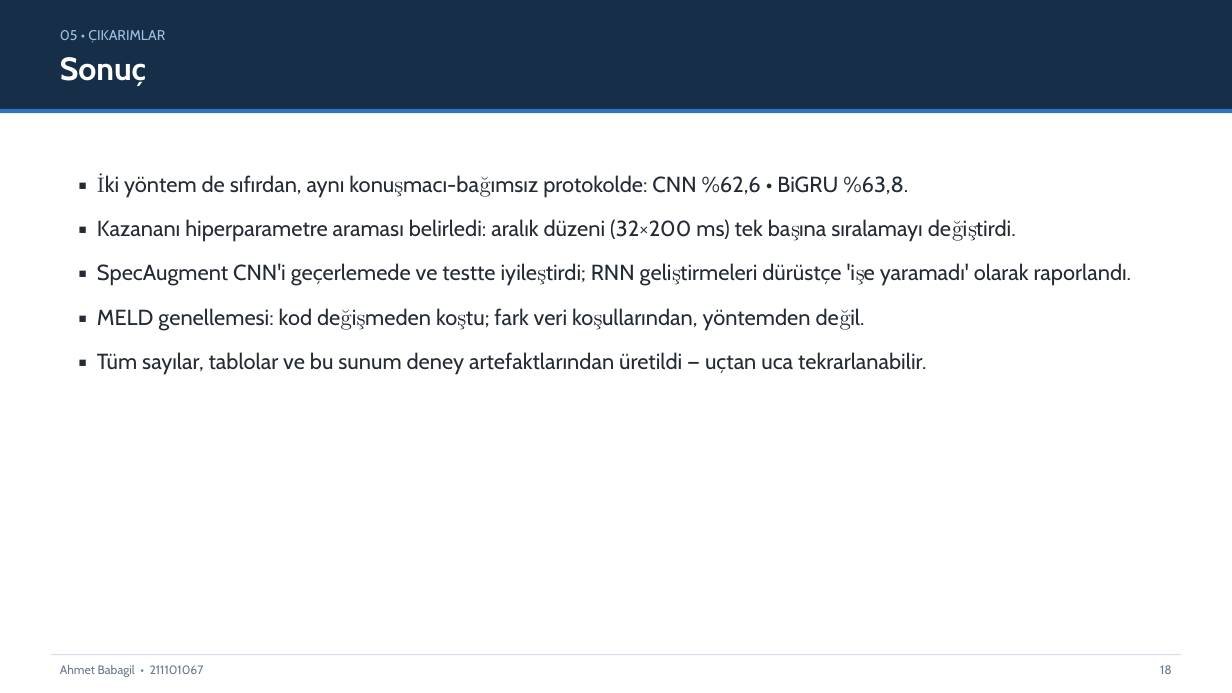
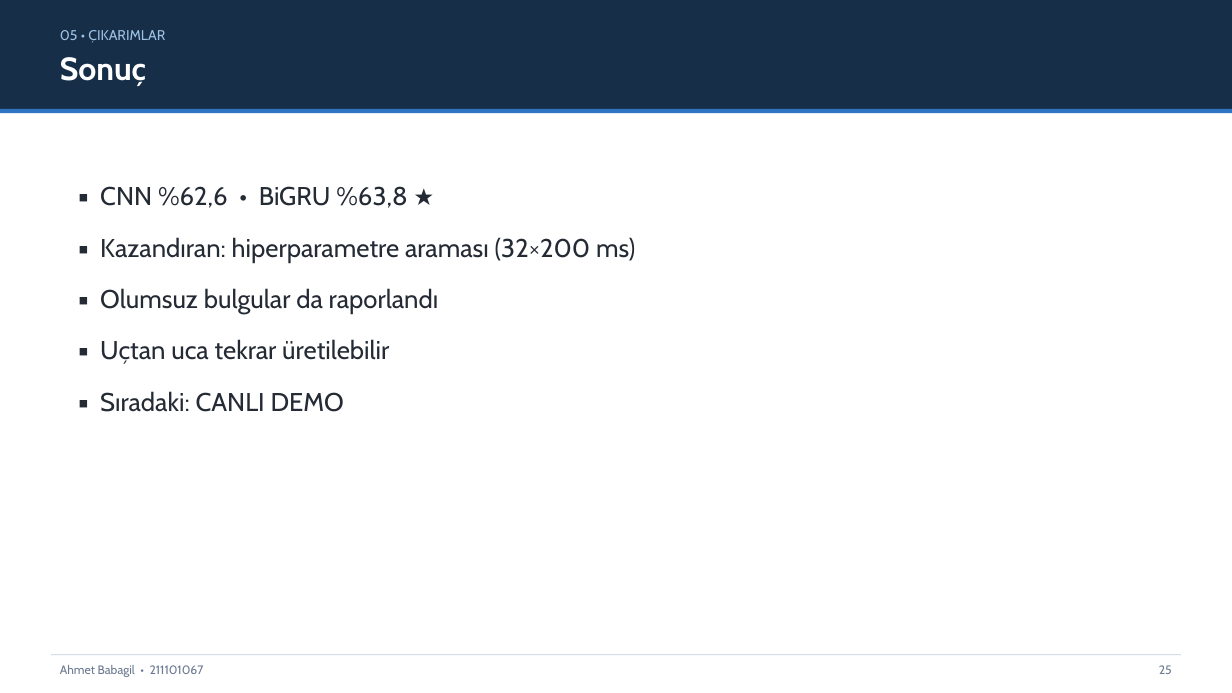
Before and after one commit to AhmetBabagil/speech-emotion-recognition, a slide deck: slide 25 of final/SUNUM_FINAL.pptx (slide 18 before the commit). Drawn at 1232x693 pixels with LibreOffice and Linux fonts; fonts in the diff are those of the drawing. Boxes give left, top, right and bottom in pixels: in the first picture for what was removed or moved away, otherwise in the second. Text is boxed around its words. In the diff, an @@ line names an element or a change of style, - is before the commit and + after.

```diff
--- a/final/SUNUM_FINAL.pptx
+++ b/final/SUNUM_FINAL.pptx
@@ text at [100,186,635,412]: text changed; size 17 to 20 pt @@
-▪ İki yöntem de sıfırdan, aynı konuşmacı-bağımsız protokolde: CNN %62,6 • BiGRU %63,8.
-▪ Kazananı hiperparametre araması belirledi: aralık düzeni (32×200 ms) tek başına sıralamayı değiştirdi.
-▪ SpecAugment CNN'i geçerlemede ve testte iyileştirdi; RNN geliştirmeleri dürüstçe 'işe yaramadı' olarak raporlandı.
-▪ MELD genellemesi: kod değişmeden koştu; fark veri koşullarından, yöntemden değil.
-▪ Tüm sayılar, tablolar ve bu sunum deney artefaktlarından üretildi — uçtan uca tekrarlanabilir.
+▪ CNN %62,6 • BiGRU %63,8 ★
+▪ Kazandıran: hiperparametre araması (32×200 ms)
+▪ Olumsuz bulgular da raporlandı
+▪ Uçtan uca tekrar üretilebilir
+▪ Sıradaki: CANLI DEMO
@@ text at [1159,665,1172,674]: text changed @@
-18
+25
```
Also in this commit, not shown: 17 other slides changed, 9 slides added, 2 slides removed, 12 other files.
